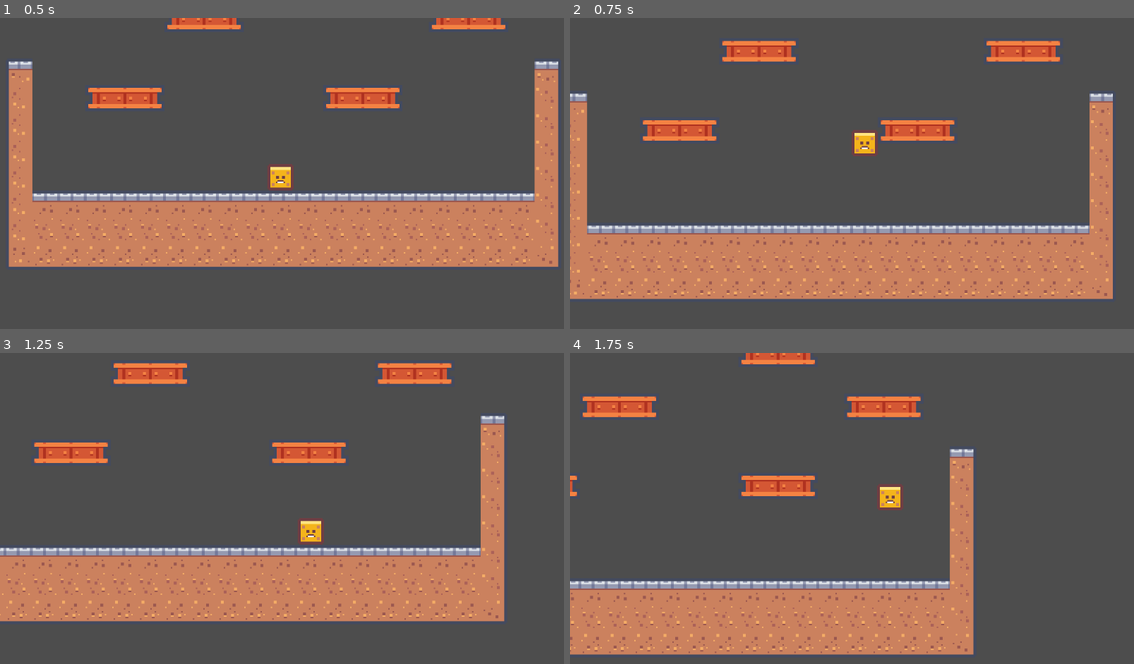
Above: before the commit, frames 1-4 (two rows, left to right).
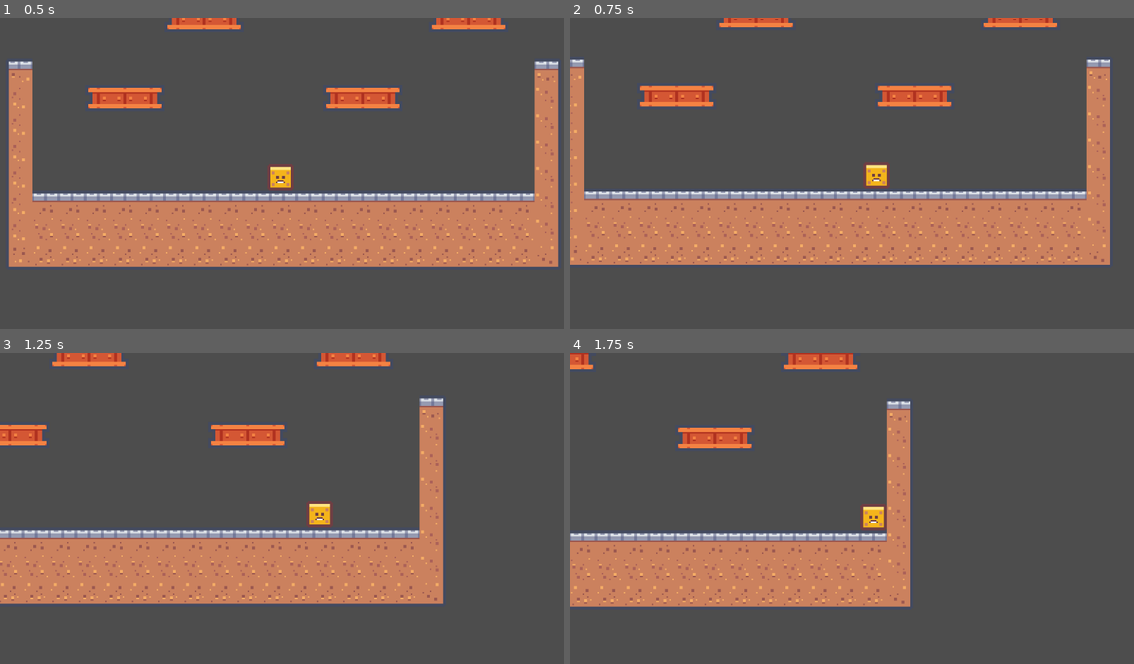
Above: after the commit, the same moments.

Repository: sfritsen/grapplegungame
Game: Godot game, scene res://scenes/game.tscn
Same seed, same stepped clock (60 frames per second), same inputs: the game is played once before the commit and once after it.
Inputs:
- Up to frame 1 (0.5 s): no input
- Up to frame 2 (0.75 s): tap Enter (ui_accept) at 0.5, 0.6 s; hold Right (ui_right) from 0.53 s (still down)
- Up to frame 3 (1.25 s): keep holding Right (ui_right); tap Space (jump, bound only after the commit) at 0.77, 0.8, 1.07 s
- Up to frame 4 (1.75 s): keep holding Right (ui_right); tap Space (jump, bound only after the commit) at 1.35, 1.52 s; tap Enter (ui_accept) at 1.55 s

Frame 1 is identical in both runs. In frame 2, 32% of the frame differs, in the area x 0-97%, y 0-91%; in frame 3, 25%; in frame 4, 32%.

Commit message:
WASD added

Diff:
--- a/project.godot
+++ b/project.godot
@@ -15,6 +15,32 @@
 config/features=PackedStringArray("4.3", "Forward Plus")
 config/icon="res://assets/icon.svg"
 
+[input]
+
+Up={
+"deadzone": 0.5,
+"events": [Object(InputEventKey,"resource_local_to_scene":false,"resource_name":"","device":-1,"window_id":0,"alt_pressed":false,"shift_pressed":false,"ctrl_pressed":false,"meta_pressed":false,"pressed":false,"keycode":0,"physical_keycode":87,"key_label":0,"unicode":119,"location":0,"echo":false,"script":null)
+, Object(InputEventKey,"resource_local_to_scene":false,"resource_name":"","device":-1,"window_id":0,"alt_pressed":false,"shift_pressed":false,"ctrl_pressed":false,"meta_pressed":false,"pressed":false,"keycode":0,"physical_keycode":4194320,"key_label":0,"unicode":0,"location":0,"echo":false,"script":null)
+]
+}
+move_left={
+"deadzone": 0.5,
+"events": [Object(InputEventKey,"resource_local_to_scene":false,"resource_name":"","device":-1,"window_id":0,"alt_pressed":false,"shift_pressed":false,"ctrl_pressed":false,"meta_pressed":false,"pressed":false,"keycode":0,"physical_keycode":65,"key_label":0,"unicode":97,"location":0,"echo":false,"script":null)
+, Object(InputEventKey,"resource_local_to_scene":false,"resource_name":"","device":-1,"window_id":0,"alt_pressed":false,"shift_pressed":false,"ctrl_pressed":false,"meta_pressed":false,"pressed":false,"keycode":0,"physical_keycode":4194319,"key_label":0,"unicode":0,"location":0,"echo":false,"script":null)
+]
+}
+move_right={
+"deadzone": 0.5,
+"events": [Object(InputEventKey,"resource_local_to_scene":false,"resource_name":"","device":-1,"window_id":0,"alt_pressed":false,"shift_pressed":false,"ctrl_pressed":false,"meta_pressed":false,"pressed":false,"keycode":0,"physical_keycode":68,"key_label":0,"unicode":100,"location":0,"echo":false,"script":null)
+, Object(InputEventKey,"resource_local_to_scene":false,"resource_name":"","device":-1,"window_id":0,"alt_pressed":false,"shift_pressed":false,"ctrl_pressed":false,"meta_pressed":false,"pressed":false,"keycode":0,"physical_keycode":4194321,"key_label":0,"unicode":0,"location":0,"echo":false,"script":null)
+]
+}
+jump={
+"deadzone": 0.5,
+"events": [Object(InputEventKey,"resource_local_to_scene":false,"resource_name":"","device":-1,"window_id":0,"alt_pressed":false,"shift_pressed":false,"ctrl_pressed":false,"meta_pressed":false,"pressed":false,"keycode":0,"physical_keycode":32,"key_label":0,"unicode":32,"location":0,"echo":false,"script":null)
+]
+}
+
 [rendering]
 
 textures/canvas_textures/default_texture_filter=0
--- a/scripts/player.gd
+++ b/scripts/player.gd
@@ -2,7 +2,7 @@
 
 
 const SPEED = 150.0
-const JUMP_VELOCITY = -300.0
+const JUMP_VELOCITY = -150.0
 
 
 func _physics_process(delta: float) -> void:
@@ -11,12 +11,12 @@
 		velocity += get_gravity() * delta
 
 	# Handle jump.
-	if Input.is_action_just_pressed("ui_accept") and is_on_floor():
+	if Input.is_action_just_pressed("jump") and is_on_floor():
 		velocity.y = JUMP_VELOCITY
 
 	# Get the input direction and handle the movement/deceleration.
 	# As good practice, you should replace UI actions with custom gameplay actions.
-	var direction := Input.get_axis("ui_left", "ui_right")
+	var direction := Input.get_axis("move_left", "move_right")
 	if direction:
 		velocity.x = direction * SPEED
 	else:
